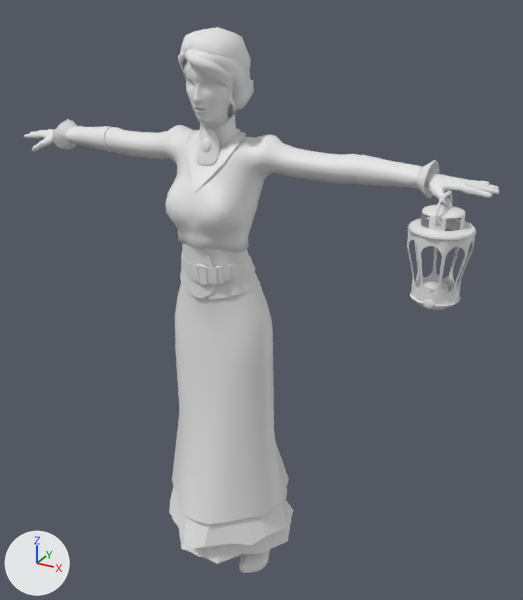
One commit to the FBX model OldGodsProduction/Assets/3DModels/VICTORIA 1st.FBX: the scene before it, then after it.
Before and after are seen from a 50 mm camera at (2.97, -4.82, 2.67) aimed at (0.21, 0.19, 0.16). Lighting does not change. The marker at lower left points along +X, +Y and +Z. Materials are left out; every surface is plain grey. Where no turn or scale is listed for an object, it has been applied to the vertices.

Names of what the first picture shows: 'Dress', 'Plane003', 'Plane005', 'Victoria Cut', 'hair', 'head', 'lamp', 'skirt'.
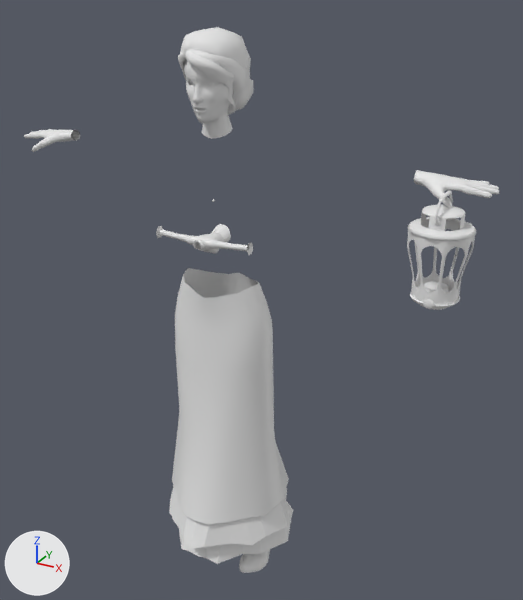
Pixel boxes [x1, y1, x2, y2] of what changed, in the pictures (523 x 600 px):
'Dress', moved, turned, rescaled: before [52, 110, 439, 299]; after [156, 224, 253, 255]

Patch to the scene script:
```diff
--- a/OldGodsProduction/Assets/3DModels/VICTORIA 1st.FBX.py
+++ b/OldGodsProduction/Assets/3DModels/VICTORIA 1st.FBX.py
@@ ob_dress @@
 ob_dress = bpy.data.objects.new('Dress', me_mesh_004)
-ob_dress.location = (-0.034, -0.186, 0.622)
-ob_dress.scale = (0.0106, 0.0106, 0.0106)
+ob_dress.location = (-0.036, -0.088, 0.747)
+ob_dress.rotation_euler = (1.571, 0.0, 0.0)  # degrees (90, 0, 0)
+ob_dress.scale = (0.00271, 0.00271, 0.00278)
```
